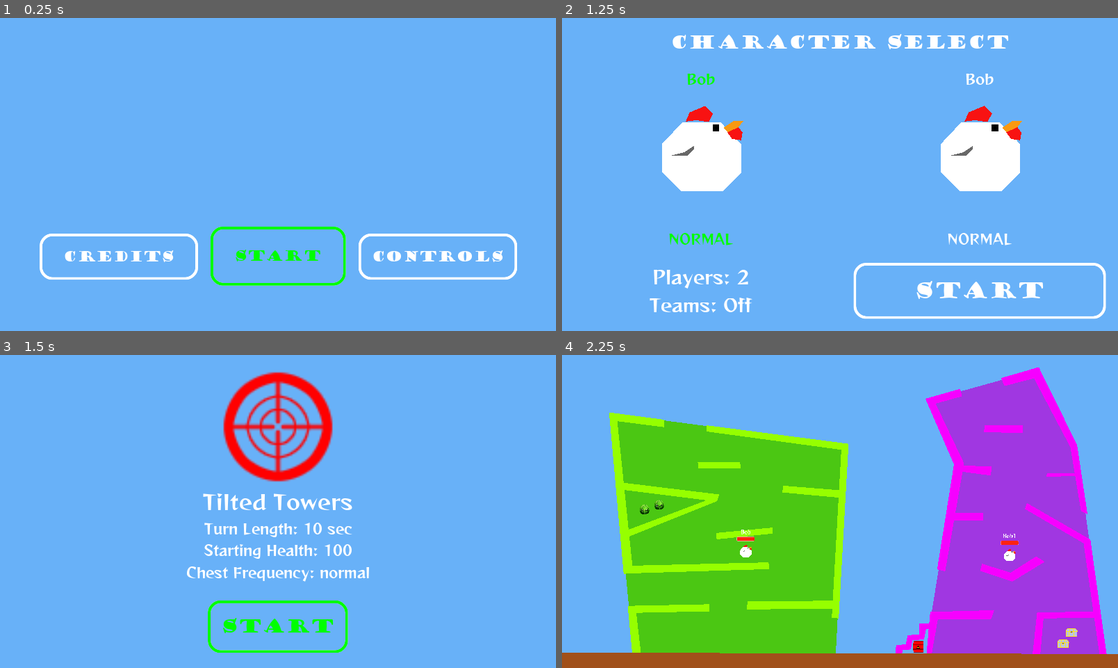
Above: before the commit, frames 1-4 (two rows, left to right).
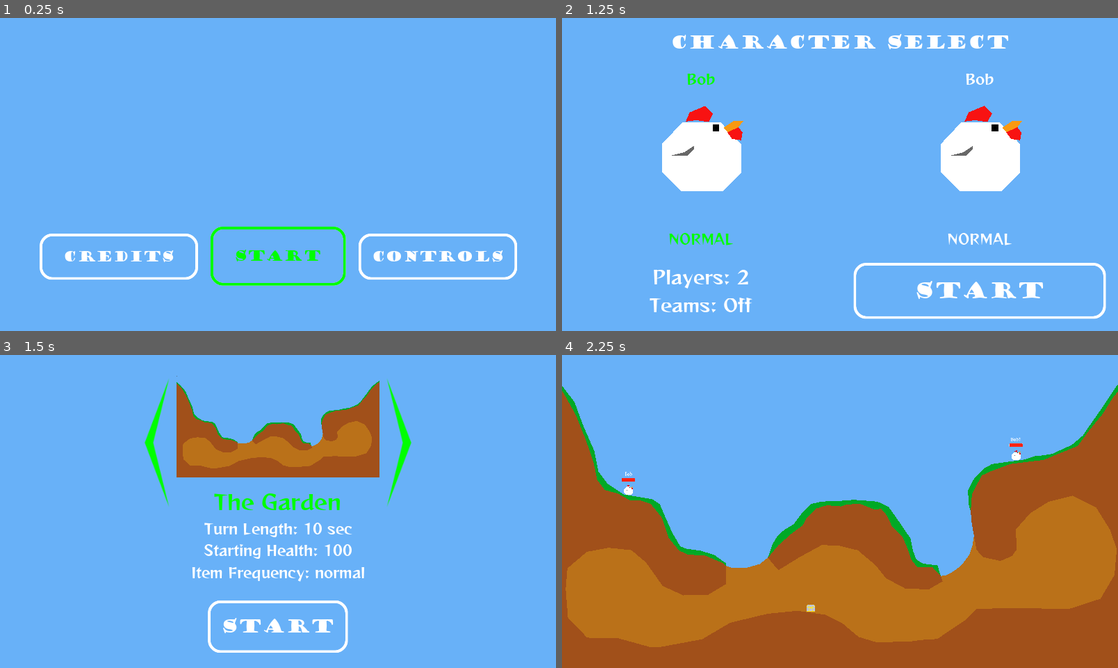
Above: after the commit, the same moments.

Repository: Athakaspen/NotWorms
Game: Godot game, scene res://MainScenes/MainMenu.tscn
Two runs of this game, one before a commit and one after it. Both use one fixed random seed, a clock stepped at 60 frames per second and the inputs below.
Inputs:
- Up to frame 1 (0.25 s): no input
- Up to frame 2 (1.25 s): click "Start" at 0.5 s
- Up to frame 3 (1.5 s): click "Start" at 1.25 s
- Up to frame 4 (2.25 s): click "Start" at 2 s

Frames 1-2 are identical in both runs. In frame 3, 12% of the frame differs, in the area x 26-74%, y 5-96%; in frame 4, 70%, in the area x 0-100%, y 4-96%.

Commit message:
did some stuff, probably

Diff:
--- a/MainScenes/MapMenu.tscn
+++ b/MainScenes/MapMenu.tscn
@@ -28,6 +28,7 @@
 [node name="MapSelect" parent="VBoxContainer" instance=ExtResource( 6 )]
 margin_top = 51.0
 margin_bottom = 560.0
+focus_neighbour_top = NodePath("../StartButton")
 alignment = 1
 
 [node name="TurnLength" type="Label" parent="VBoxContainer"]
@@ -40,8 +41,8 @@
 align = 1
 script = ExtResource( 2 )
 option_id = "turn_dur"
-default_index = 2
-choice_list = [ "6 sec", "8 sec", "10 sec", "12 sec", "15 sec", "20 sec", "30 sec" ]
+default_index = 3
+choice_list = [ "4 sec", "6 sec", "8 sec", "10 sec", "12 sec", "15 sec", "20 sec", "30 sec" ]
 can_loop = false
 
 [node name="Health" type="Label" parent="VBoxContainer"]
@@ -62,7 +63,7 @@
 margin_right = 1920.0
 margin_bottom = 782.0
 custom_fonts/font = SubResource( 1 )
-text = "Chest Frequency"
+text = "Item Frequency"
 align = 1
 script = ExtResource( 2 )
 option_id = "chest_freq"
@@ -81,6 +82,7 @@
 margin_top = 840.0
 margin_right = 1210.0
 margin_bottom = 1029.0
+focus_neighbour_bottom = NodePath("../MapSelect")
 size_flags_horizontal = 4
 theme = ExtResource( 5 )
 custom_fonts/font = SubResource( 2 )
--- a/MainScenes/Maps/Map1.tscn
+++ b/MainScenes/Maps/Map1.tscn
@@ -28,7 +28,7 @@
 texture = ExtResource( 10 )
 
 [node name="Fredbot" type="Sprite" parent="Decor"]
-position = Vector2( 972, 1485 )
+position = Vector2( 174, 1277 )
 scale = Vector2( 0.292, 0.292 )
 texture = ExtResource( 9 )
 
--- a/MainScenes/Maps/Map3.tscn
+++ b/MainScenes/Maps/Map3.tscn
@@ -16,6 +16,7 @@
 z_index = -100
 
 [node name="Polygon2D" type="Polygon2D" parent="Decor"]
+visible = false
 color = Color( 0.627451, 0.2, 0.0117647, 1 )
 polygon = PoolVector2Array( -39, 1603, -48, -54, 2008, -66, 2026, 1597 )
 
@@ -29,12 +30,12 @@
 
 [node name="base" type="Polygon2D" parent="Terrain"]
 position = Vector2( 45, -33 )
-color = Color( 0.929412, 0, 0, 1 )
-polygon = PoolVector2Array( -56, 23, -53, 1602, 1954, 1602, 1950, 16, 1113, 24, 1117, 520, 1233, 589, 1285, 693, 1314, 831, 1305, 962, 1212, 1055, 1067, 1095, 888, 1093, 769, 1050, 696, 931, 658, 803, 684, 622, 781, 546, 912, 515, 906, 28 )
+color = Color( 0.388235, 0.388235, 0.388235, 1 )
+polygon = PoolVector2Array( -56, 23, -51, 1738, 1949, 1741, 1950, 16, 1113, 24, 1117, 520, 1233, 589, 1285, 693, 1314, 831, 1305, 962, 1212, 1055, 1067, 1095, 888, 1093, 769, 1050, 696, 931, 658, 803, 684, 622, 781, 546, 912, 515, 906, 28 )
 
 [node name="base2" type="Polygon2D" parent="Terrain"]
 position = Vector2( 45, -33 )
-color = Color( 0.929412, 0, 0, 1 )
+color = Color( 0.388235, 0.388235, 0.388235, 1 )
 polygon = PoolVector2Array( 895, 26, 1123, 27, 1130, 523, 900, 515 )
 
 [node name="island" type="Polygon2D" parent="Terrain"]
@@ -250,10 +251,10 @@
 [node name="DeathPlane" type="Area2D" parent="."]
 
 [node name="CollisionPolygon2D" type="CollisionPolygon2D" parent="DeathPlane"]
-polygon = PoolVector2Array( -162, 1724, 2191, 1706, 2217, -1125, 2573, -1125, 2556, 2019, -445, 2046, -475, -1037, -227, -1021 )
+polygon = PoolVector2Array( -197, 1946, 2198, 1932, 2217, -1125, 2573, -1125, 2554, 2188, -457, 2199, -475, -1037, -227, -1021 )
 
 [node name="CameraLimit" type="Position2D" parent="."]
-position = Vector2( 1989, 1559 )
+position = Vector2( 1989, 1703 )
 __meta__ = {
 "_gizmo_extents_": 10000.0
 }
--- a/MainScenes/Maps/Map4.tscn
+++ b/MainScenes/Maps/Map4.tscn
@@ -128,7 +128,7 @@
 
 [node name="island" type="Polygon2D" parent="Terrain"]
 color = Color( 0.635294, 0.317647, 0.105882, 1 )
-polygon = PoolVector2Array( -14, 1968, 3022, 1975, 3021, 2207, -8, 2204 )
+polygon = PoolVector2Array( -5, 2032, 120, 1968, 2927.56, 1974.78, 3017, 2032, 3021, 2207, -8, 2204 )
 
 [node name="SpawnPoints" type="Node2D" parent="."]
 
@@ -369,7 +369,7 @@
 
 [node name="ChestLine6" type="Line2D" parent="ChestSpawner"]
 modulate = Color( 1, 0.866667, 0.00784314, 0.552941 )
-points = PoolVector2Array( 74, 1595, 577, 1584 )
+points = PoolVector2Array( 136, 1591, 577, 1584 )
 default_color = Color( 1, 1, 1, 1 )
 
 [node name="ChestLine7" type="Line2D" parent="ChestSpawner"]
--- a/Scripts/Barrel.gd
+++ b/Scripts/Barrel.gd
@@ -21,6 +21,7 @@
 func _ready():
 	grav = gravity_scale
 	gravity_scale = 0.0
+	$ExplosionArea/ExplosionPoly.rotate(randf()*6.2)
 
 func do_damage(_value:int, source_player:String = "UNDEFINED"):
 	if not has_exploded:
@@ -40,6 +41,10 @@
 		_explode()
 
 func _explode() -> void:
+
+	#Vibrate controller
+	Input.start_joy_vibration(0, 1.0, 1.0, 0.6)
+
 	var hit_terrain := false
 	for body in $DetectionArea.get_overlapping_bodies():
 		if body.is_in_group("Destructible"):
--- a/Scripts/Menu/MapMenu.gd
+++ b/Scripts/Menu/MapMenu.gd
@@ -9,7 +9,7 @@
 
 # Called when the node enters the scene tree for the first time.
 func _ready():
-	$VBoxContainer/StartButton.grab_focus()
+	$VBoxContainer/MapSelect.grab_focus()
 
 
 func _on_TurnLength_value_changed(new_value:String):
--- a/Scripts/Menu/MapSelect.gd
+++ b/Scripts/Menu/MapSelect.gd
@@ -34,6 +34,8 @@
 			_change_map(1)
 		elif event.is_action_pressed("ui_left"):
 			_change_map(-1)
+#		elif event.is_action_pressed("ui_accept"):
+#			$"../StartButton".grab_focus()
 
 func _change_map(offset:int):
 	_cur_map_index = int(fposmod(_cur_map_index + offset, len(map_list)))
--- a/Scripts/Singletons/GameData.gd
+++ b/Scripts/Singletons/GameData.gd
@@ -59,21 +59,21 @@
 
 # Map info
 var Maps = {
+	"The Garden": {
+		"path": "res://MainScenes/Maps/Map1.tscn",
+		"image": "res://Sprites/Map1.png"
+	},
 	"Tilted Towers": {
 		"path": "res://MainScenes/Maps/Map4.tscn",
-		"image": "res://Sprites/crosshair.png"
-	},
-	"The Garden": {
-		"path": "res://MainScenes/Maps/Map1.tscn",
-		"image": "res://Sprites/plus-green.png"
+		"image": "res://Sprites/Map4.png"
 	},
 	"Final Destination": {
 		"path": "res://MainScenes/Maps/Map2.tscn",
-		"image": "res://Sprites/crosshair.png"
+		"image": "res://Sprites/Map2.png"
 	},
 	"Hell in a Cell": {
 		"path": "res://MainScenes/Maps/Map3.tscn",
-		"image": "res://Sprites/crosshair.png"
+		"image": "res://Sprites/Map3.png"
 	}
 }
 
--- a/Scripts/Singletons/MatchInfo.gd
+++ b/Scripts/Singletons/MatchInfo.gd
@@ -163,7 +163,7 @@
 func get_turns_til_next_chest() -> int:
 	match chest_freq:
 		"rare":
-			return randi() % 4 + 3
+			return randi() % 4 + 4
 		"normal":
 			return randi() % 3 + 2
 		"max":
@@ -174,7 +174,7 @@
 func get_turns_til_next_barrel() -> int:
 	match chest_freq:
 		"rare":
-			return randi() % 5 + 3
+			return randi() % 5 + 4
 		"normal":
 			return randi() % 4 + 2
 		"max":
@@ -185,7 +185,7 @@
 func get_turns_til_next_lettuce() -> int:
 	match chest_freq:
 		"rare":
-			return randi() % 5 + 3
+			return randi() % 5 + 4
 		"normal":
 			return randi() % 3 + 3
 		"max":
--- a/Scripts/TurnQueue.gd
+++ b/Scripts/TurnQueue.gd
@@ -34,7 +34,7 @@
 
 var team_turn_queue
 
-var turns_til_next_chest = 1
+var turns_til_next_chest = MatchInfo.get_turns_til_next_chest()
 var turns_til_next_barrel = MatchInfo.get_turns_til_next_barrel()
 var turns_til_next_lettuce = MatchInfo.get_turns_til_next_lettuce()
 
--- a/Scripts/Weapons/BouncyBomb_Proj.gd
+++ b/Scripts/Weapons/BouncyBomb_Proj.gd
@@ -43,11 +43,9 @@
 #	pass
 
 func explode() -> void:
-#	for x in affected:
-#		x.apply_central_impulse((x.global_position - global_position).normalized() * explosion_force)
-#	var inst = particles.instance()
-#	inst.global_position = global_position
-#	get_parent().call_deferred("add_child", inst)
+
+	#Vibrate controller
+	Input.start_joy_vibration(0, 1.0, 1.0, 0.3)
 
 	# TODO: Add a list of bodies that were created this frame,
 	# and check all of those too
--- a/Scripts/Weapons/RocketLauncher_Proj.gd
+++ b/Scripts/Weapons/RocketLauncher_Proj.gd
@@ -1,6 +1,6 @@
 extends RigidBody2D
 
-var explosion_radius = 120
+var explosion_radius = 100
 var detection_margin = 40
 var explosion_poly
 
@@ -59,11 +59,9 @@
 #		print("bailed")
 		return
 	exploded = true
-#	for x in affected:
-#		x.apply_central_impulse((x.global_position - global_position).normalized() * explosion_force)
-#	var inst = particles.instance()
-#	inst.global_position = global_position
-#	get_parent().call_deferred("add_child", inst)
+
+	#Vibrate controller
+	Input.start_joy_vibration(0, 1.0, 1.0, 0.35)
 
 	# TODO: Add a list of bodies that were created this frame,
 	# and check all of those too
--- a/Scripts/Weapons/RomanCandle_Proj.gd
+++ b/Scripts/Weapons/RomanCandle_Proj.gd
@@ -26,6 +26,9 @@
 
 	# Backup kill fuse
 	$Timer.start(explosion_delay)
+
+	#Vibrate controller
+	Input.start_joy_vibration(0, 1.0, 1.0, 0.2)
 
 	# This code taken directly from the destructible terrain demo
 	# Actual explotion poly
--- a/SubScenes/Menu/MapSelect.tscn
+++ b/SubScenes/Menu/MapSelect.tscn
@@ -1,10 +1,9 @@
-[gd_scene load_steps=7 format=2]
+[gd_scene load_steps=6 format=2]
 
 [ext_resource path="res://Scripts/Menu/MapSelect.gd" type="Script" id=1]
 [ext_resource path="res://Sprites/chevron.png" type="Texture" id=2]
 [ext_resource path="res://SubScenes/REGGAEONE-REGULAR.TTF" type="DynamicFontData" id=3]
-[ext_resource path="res://Sprites/plus.png" type="Texture" id=4]
-[ext_resource path="res://Sprites/minus.png" type="Texture" id=5]
+[ext_resource path="res://Sprites/chevron-left.png" type="Texture" id=4]
 
 [sub_resource type="DynamicFont" id=1]
 size = 72
@@ -19,37 +18,41 @@
 [node name="LeftArrow" type="TextureRect" parent="."]
 margin_right = 128.0
 margin_bottom = 509.0
-texture = ExtResource( 5 )
-stretch_mode = 6
+rect_min_size = Vector2( 128, 256 )
+texture = ExtResource( 4 )
+expand = true
 
 [node name="Preview" type="VBoxContainer" parent="."]
 margin_left = 132.0
-margin_right = 732.0
+margin_right = 832.0
 margin_bottom = 509.0
 
 [node name="Panel" type="Panel" parent="Preview"]
 self_modulate = Color( 1, 1, 1, 0 )
-margin_right = 600.0
+margin_right = 700.0
 margin_bottom = 400.0
-rect_min_size = Vector2( 600, 400 )
+rect_min_size = Vector2( 700, 400 )
 
 [node name="Image" type="TextureRect" parent="Preview/Panel"]
 anchor_right = 1.0
 anchor_bottom = 1.0
 texture = ExtResource( 2 )
+expand = true
 stretch_mode = 6
 
 [node name="Label" type="Label" parent="Preview"]
 margin_top = 404.0
-margin_right = 600.0
+margin_right = 700.0
 margin_bottom = 509.0
 custom_fonts/font = SubResource( 1 )
 text = "The Map"
 align = 1
 
 [node name="RightArrow" type="TextureRect" parent="."]
-margin_left = 736.0
-margin_right = 864.0
+margin_left = 836.0
+margin_right = 964.0
 margin_bottom = 509.0
+rect_min_size = Vector2( 128, 256 )
 texture = ExtResource( 4 )
-stretch_mode = 6
+expand = true
+flip_h = true
--- a/SubScenes/Weapons/BouncyBomb_Proj.tscn
+++ b/SubScenes/Weapons/BouncyBomb_Proj.tscn
@@ -44,14 +44,6 @@
 can_sleep = false
 script = ExtResource( 1 )
 
-[node name="BombGraphic" type="Polygon2D" parent="."]
-position = Vector2( 0, -1 )
-color = Color( 0.0705882, 0.105882, 0.384314, 1 )
-polygon = PoolVector2Array( -3, 11, -8, 7, -10, 2, -9, -3, -7, -6, -2, -9, -2, -12, 2, -12, 2, -9, 7, -7, 9, -3, 10, 3, 8, 6, 6, 9, 3, 11 )
-
-[node name="Fuse" type="Polygon2D" parent="BombGraphic"]
-polygon = PoolVector2Array( -1, -12, -1, -15, -4, -19, -2, -21, 1, -16, 1, -12 )
-
 [node name="Particles2D" type="Particles2D" parent="."]
 position = Vector2( 0, -13 )
 amount = 80
@@ -59,6 +51,15 @@
 speed_scale = 0.4
 local_coords = false
 process_material = SubResource( 6 )
+
+[node name="BombGraphic" type="Polygon2D" parent="."]
+position = Vector2( 0, -1 )
+color = Color( 0.0705882, 0.105882, 0.384314, 1 )
+polygon = PoolVector2Array( -3, 11, -8, 7, -10, 2, -9, -3, -7, -6, -2, -9, -2, -12, 2, -12, 2, -9, 7, -7, 9, -3, 10, 3, 8, 6, 6, 9, 3, 11 )
+
+[node name="Fuse" type="Polygon2D" parent="BombGraphic"]
+color = Color( 0.85098, 0.85098, 0.85098, 1 )
+polygon = PoolVector2Array( -1, -12, -1, -15, -4, -19, -2, -21, 1, -16, 1, -12 )
 
 [node name="CollisionShape2D" type="CollisionShape2D" parent="."]
 visible = false
Binary file added: Sprites/Map1.png
Not shown, added: Sprites/Map1.png.import
Binary file added: Sprites/Map2.png
Not shown, added: Sprites/Map2.png.import
Binary file added: Sprites/Map3.png
Not shown, added: Sprites/Map3.png.import
Binary file added: Sprites/Map4.png
Not shown, added: Sprites/Map4.png.import
Binary file added: Sprites/chevron-left.png
Not shown, added: Sprites/chevron-left.png.import
